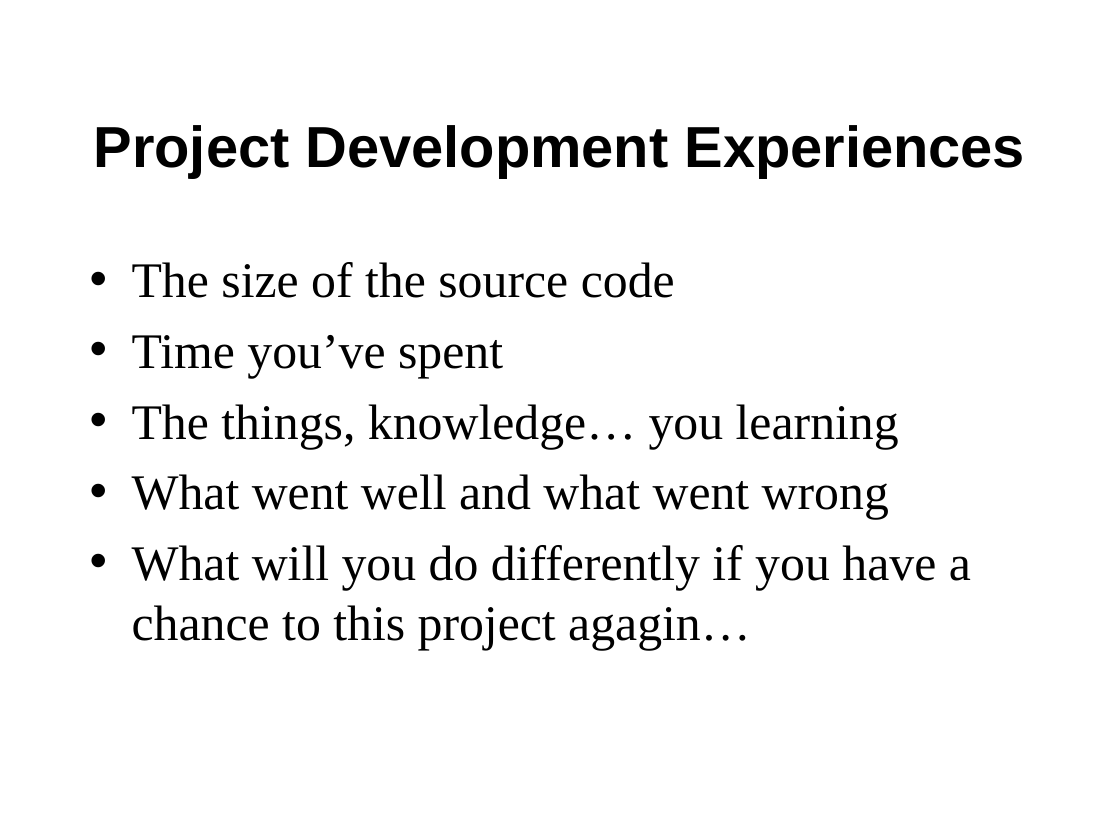
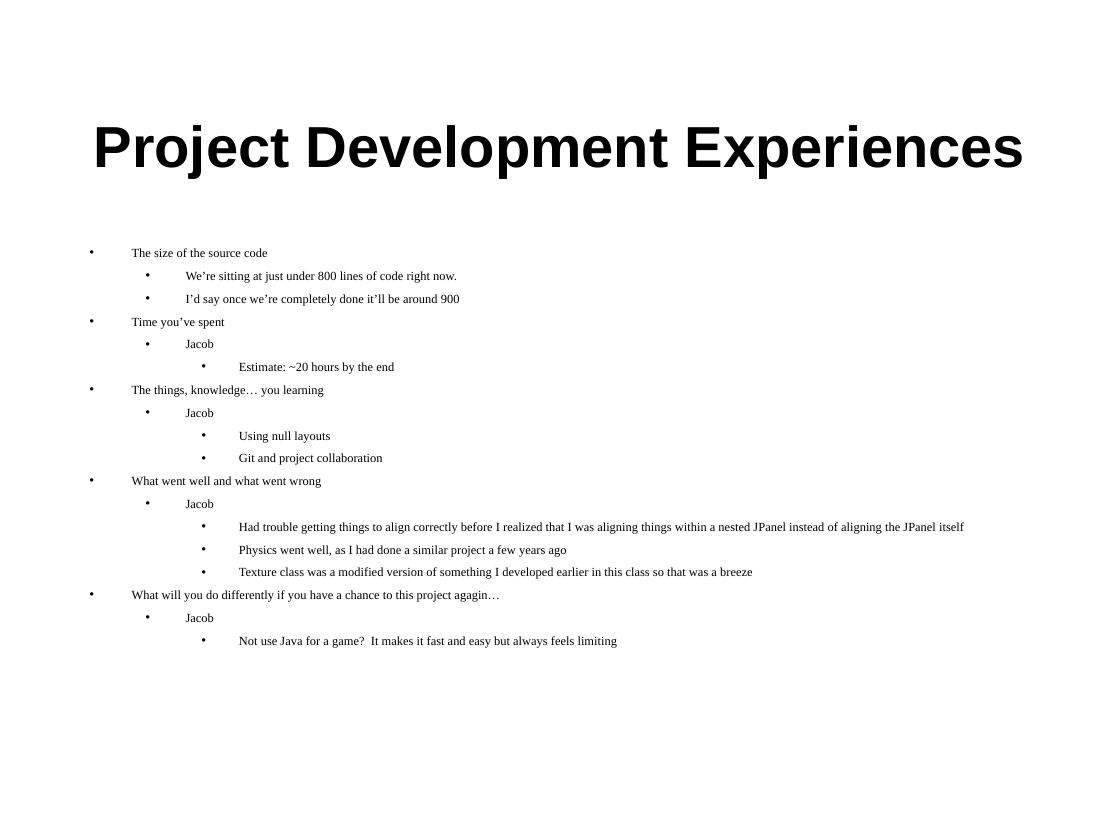
Before and after one commit to Horizonistic/CSCI230-Final-Project, a slide deck: slide 7 of FinalProjectPresentation—Larson+Grigoriadis.pptx. Drawn at 1120x840 pixels with LibreOffice and Linux fonts; fonts in the diff are those of the drawing. Boxes give left, top, right and bottom in pixels: in the first picture for what was removed or moved away, otherwise in the second. Text is boxed around its words. In the diff, an @@ line names an element or a change of style, - is before the commit and + after.

Commit message:
Updated Powerpoint

```diff
--- a/FinalProjectPresentation—Larson+Grigoriadis.pptx
+++ b/FinalProjectPresentation—Larson+Grigoriadis.pptx
@@ text at (132, 248, 500, 602): size 32 to 8 pt in "The size of the source code", "Time you’ve spent", "The things, knowledge… you learning", "What went well and what went wrong" and 1 more places; line spacing 1 to 0.8 @@
@@ text at (186, 271, 460, 306): paragraphs added @@
+  • We’re sitting at just under 800 lines of code right now.
+  • I’d say once we’re completely done it’ll be around 900
@@ text at (186, 339, 214, 348): paragraphs added @@
+  • Jacob
+    • Estimate: ~20 hours by the end
@@ text at (186, 408, 383, 465): paragraphs added @@
+  • Jacob
+    • Using null layouts
+    • Git and project collaboration
@@ text at (186, 499, 964, 579): paragraphs added @@
+  • Jacob
+    • Had trouble getting things to align correctly before I realized that I was aligning things within a nested JPanel instead of aligning the JPanel itself
+    • Physics went well, as I had done a similar project a few years ago
+    • Texture class was a modified version of something I developed earlier in this class so that was a breeze
@@ text at (186, 613, 617, 648): paragraphs added @@
+  • Jacob
+    • Not use Java for a game? It makes it fast and easy but always feels limiting
```
Also in this commit, not shown: 2 other slides changed.
